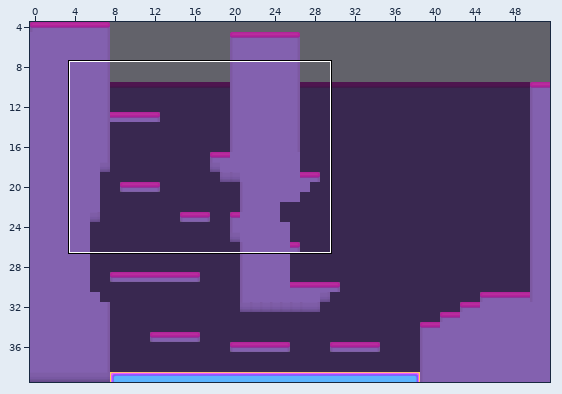
Two states of a Tiled map, GXPEngine2023c/GXPEngine/bin/Debug/Level 3.tmx. Above: a wide view before the commit, with the close-up outlined.
Close-up. Old version:
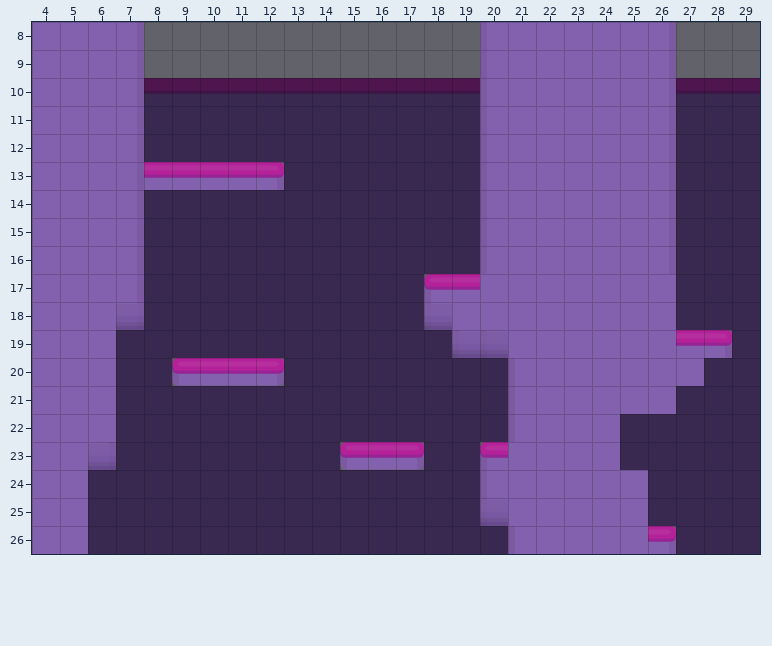
Cells are 64x64 px. Shown: x 4..29, y 8..26. The commit also changed other parts of the map, which this record leaves out.
New version:
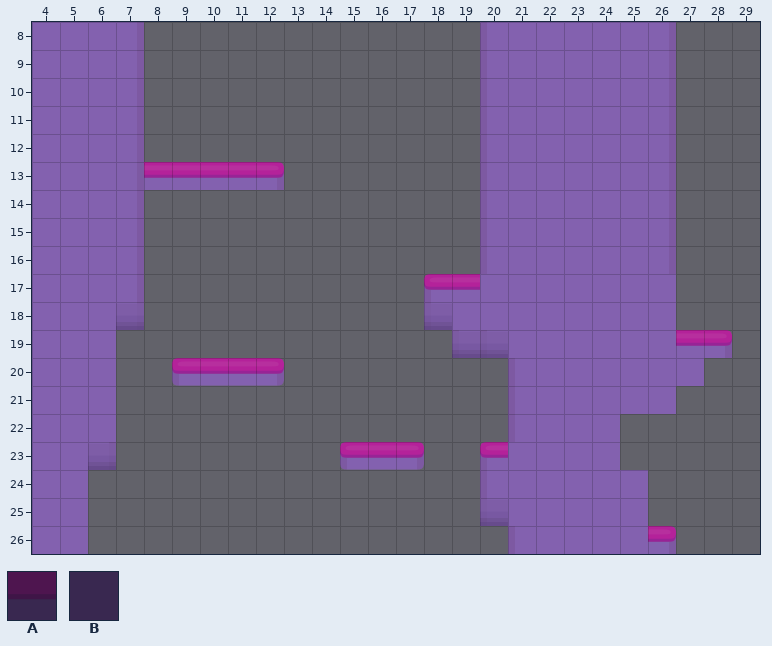
Key: from "Tileset": A 7, B 16.
_ is an empty cell.
Diff:
Layer "TileLayer":
y 10: x 8..19 AAAAAAAAAAAA -> ____________; x 27..29 AAA -> ___
y 11..12: x 8..19 BBBBBBBBBBBB -> ____________; x 27..29 BBB -> ___
y 13: x 13..19 BBBBBBB -> _______; x 27..29 BBB -> ___
y 14..16: x 8..19 BBBBBBBBBBBB -> ____________; x 27..29 BBB -> ___
y 17..18: x 8..17 BBBBBBBBBB -> __________; x 27..29 BBB -> ___
y 19: x 7..18 BBBBBBBBBBBB -> ____________; x 29 B -> _
y 20: x 7..8 BB -> __; x 13..20 BBBBBBBB -> ________; x 28..29 BB -> __
y 21: x 7..20 BBBBBBBBBBBBBB -> ______________; x 27..29 BBB -> ___
y 22: x 7..20 BBBBBBBBBBBBBB -> ______________; x 25..29 BBBBB -> _____
y 23: x 7..14 BBBBBBBB -> ________; x 18..19 BB -> __; x 25..29 BBBBB -> _____
y 24..25: x 6..19 BBBBBBBBBBBBBB -> ______________; x 26..29 BBBB -> ____
y 26: x 6..20 BBBBBBBBBBBBBBB -> _______________; x 27..29 BBB -> ___
Changed places in both close-ups, as pixel boxes (x1, y1, x2, y2):
removed: (88, 78, 508, 554)
removed: (620, 78, 760, 554)
